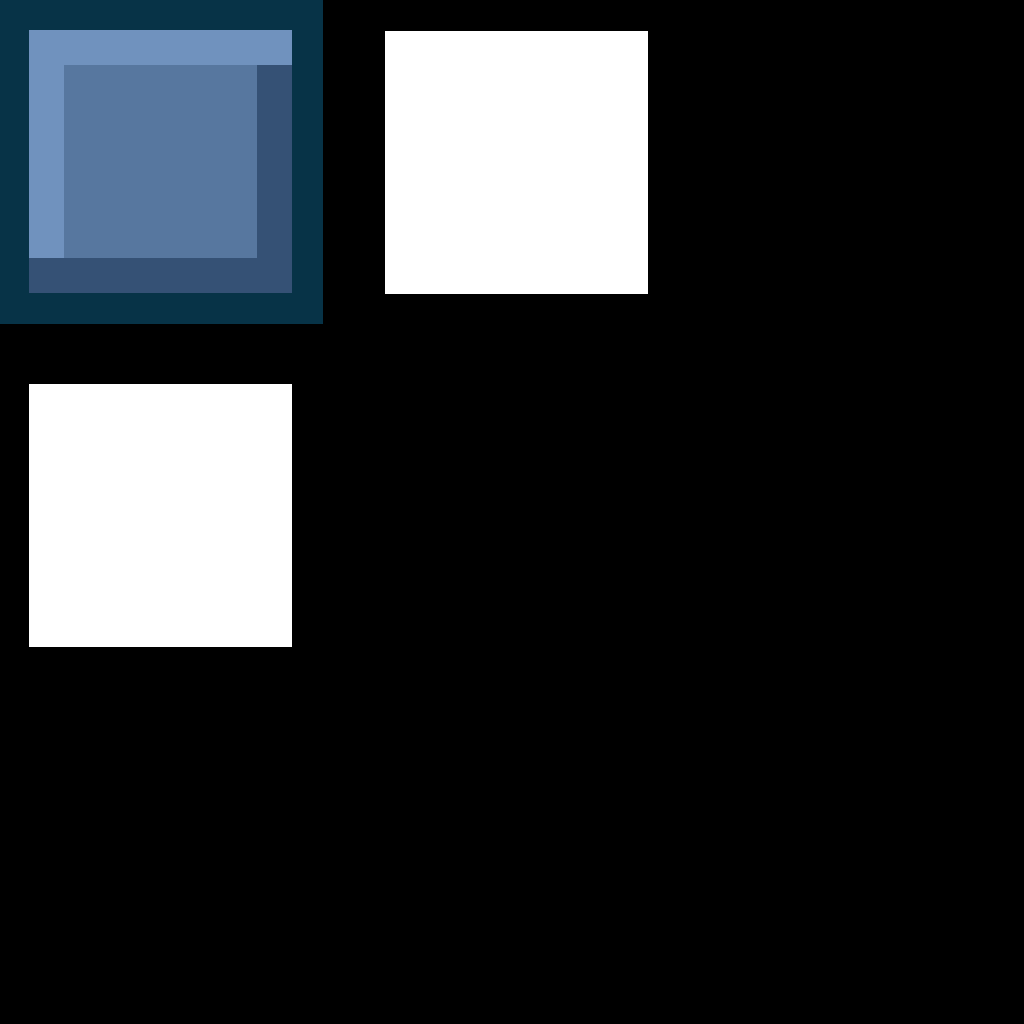
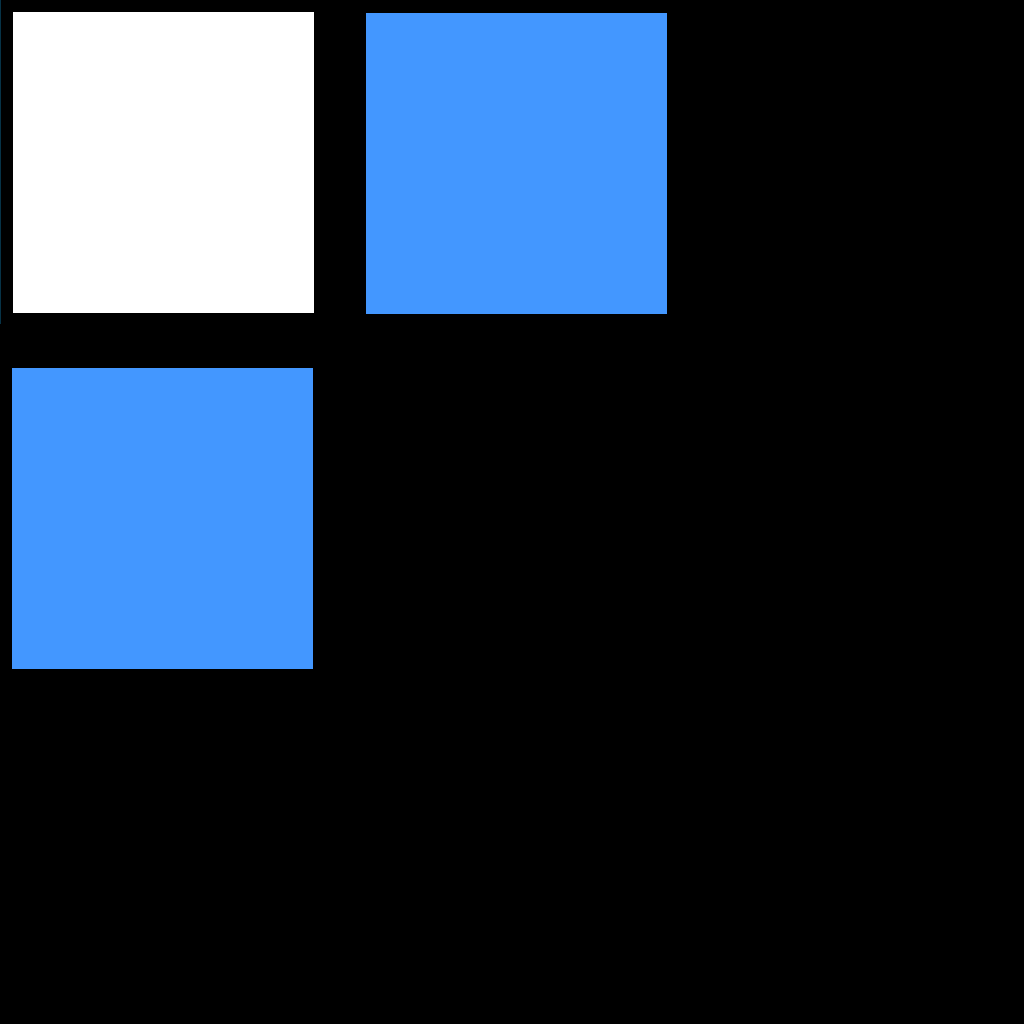
The second 1024 x 1024 image is a revision of the first. Changes to its layers:
renamed "Pasted Layer copy" to "Pasted Layer copy #2", painted on it over [left=1, top=0, right=667, bottom=669]
removed layer "Pasted Layer" over [left=366, top=13, right=667, bottom=314]
added layer "Pasted Layer copy #1" above "Pasted Layer #1" over [left=1, top=0, right=323, bottom=324]
painted on "Pasted Layer #1" over [left=29, top=30, right=292, bottom=293]
